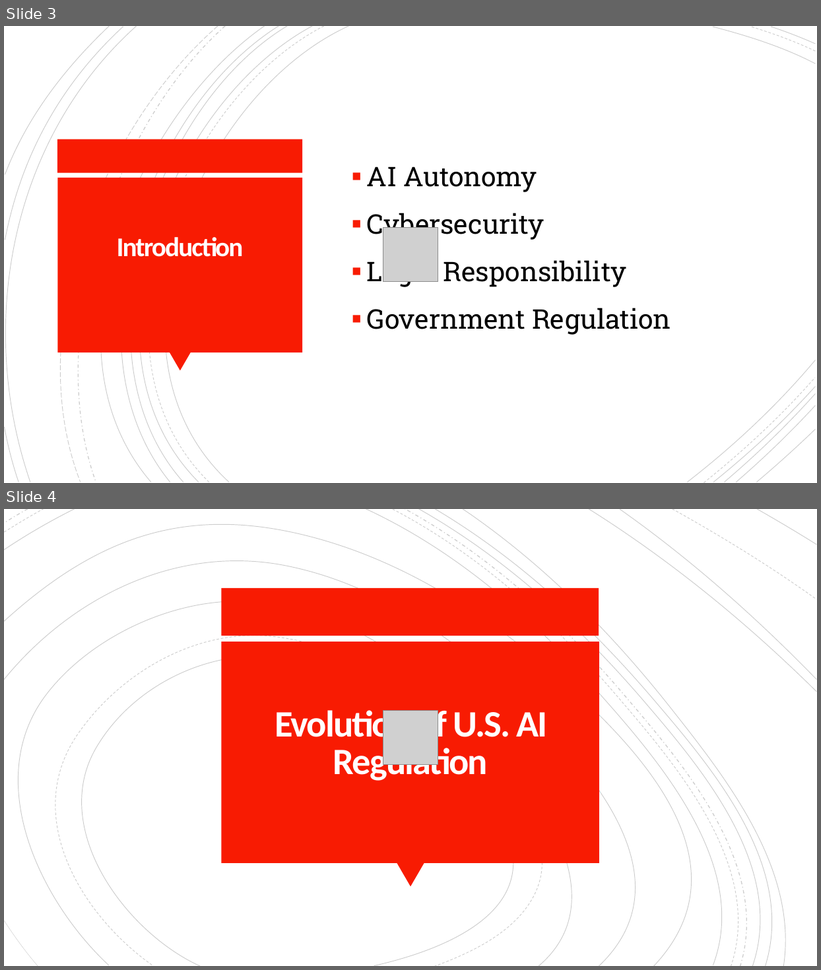
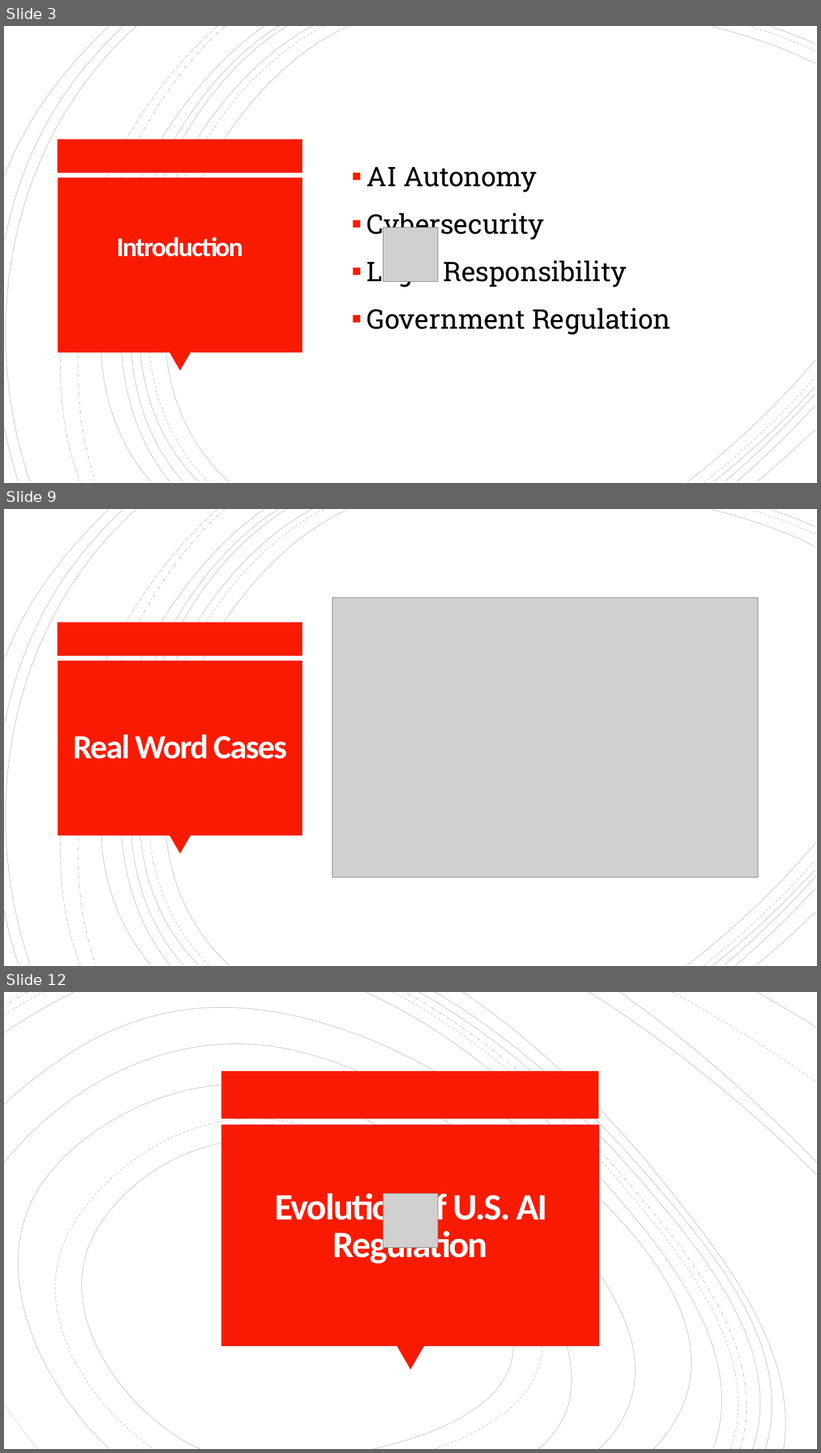
Before and after one commit to armitakia1/CEP146Project, a slide deck: video/AI Risks, accountability and Global Regulations.pptx. Shown one above the other, each under a label of ours: slides 3 and 4 before the commit, slides 3, 9 and 12 after it; the slides between them are not shown. The pictures are 821x970 and 821x1453 pixels, drawn with LibreOffice and Linux fonts; fonts in the diff are those of the drawing; grey boxes stand for pictures. Boxes give left, top, right and bottom in pixels: in the first picture for what was removed or moved away, otherwise in the second. Text is boxed around its words. In the diff, an @@ line names an element or a change of style, - is before the commit and + after.

```diff
--- a/video/AI Risks, accountability and Global Regulations.pptx
+++ b/video/AI Risks, accountability and Global Regulations.pptx
@@ slide 9 added at (4,509,817,966), background #FFFFFF; not listed: 24 template elements that a slide beside it also shows @@
@@ picture added at (332,598,758,877) @@
@@ title added at (73,735,286,759), 40 pt, text #FFFEFF, bold @@
+Real Word Cases
@@ what was slide 4 is now slide 12 @@
```
Also in this commit, not shown: 10 other slides added.
